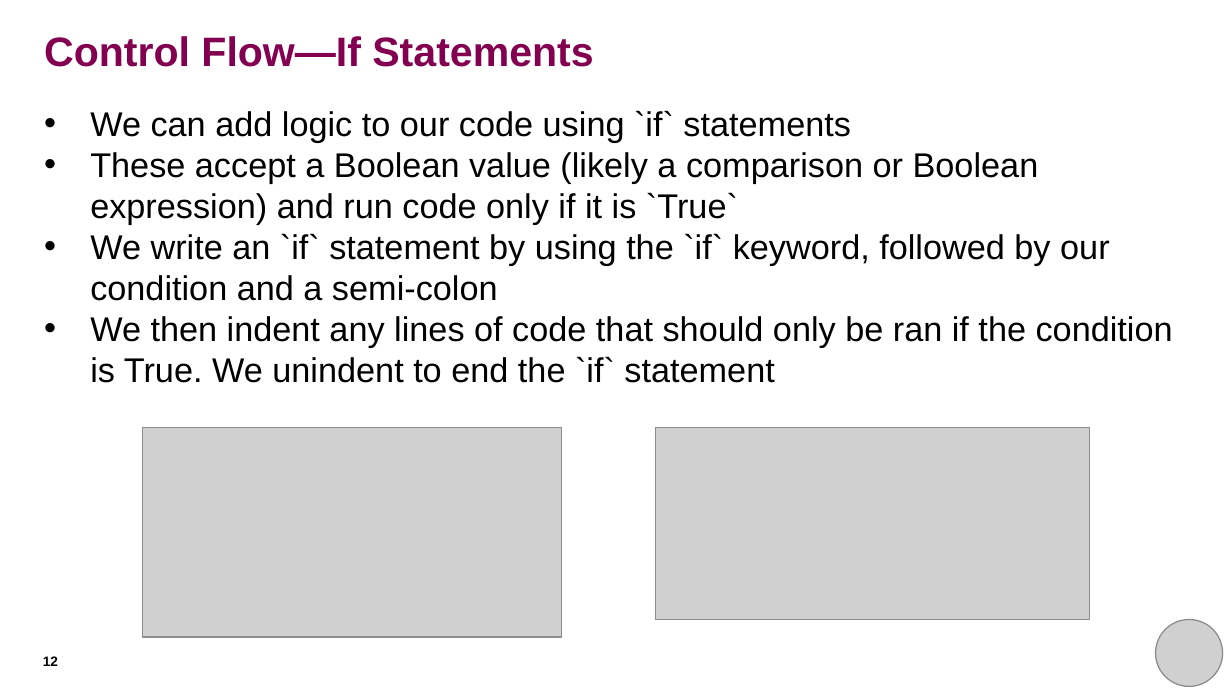
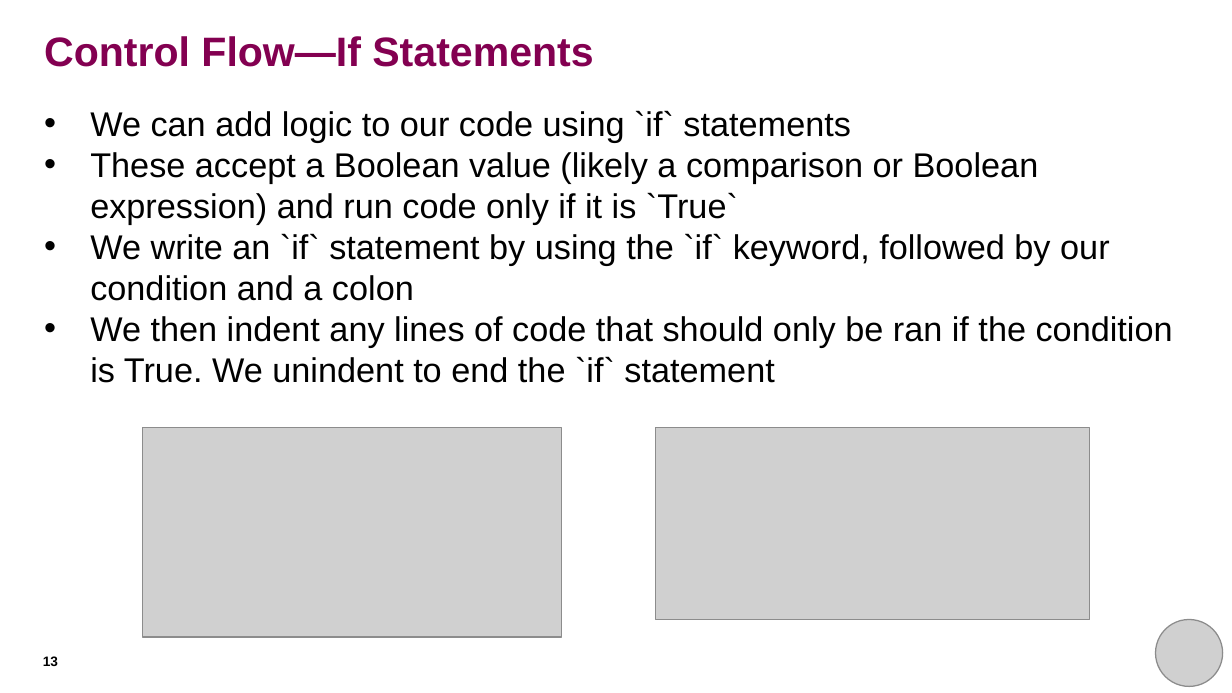
Before and after one commit to rkhetani/beginners-python, a slide deck: slide 13 of session_three/session_three_presentation.pptx (slide 12 before the commit). Drawn at 1232x693 pixels with LibreOffice and Linux fonts; fonts in the diff are those of the drawing; grey boxes stand for pictures. Boxes give left, top, right and bottom in pixels: in the first picture for what was removed or moved away, otherwise in the second. Text is boxed around its words. In the diff, an @@ line names an element or a change of style, - is before the commit and + after.

```diff
--- a/session_three/session_three_presentation.pptx
+++ b/session_three/session_three_presentation.pptx
@@ text at (90,233,1110,301): text changed @@
-• We write an `if` statement by using the `if` keyword, followed by our condition and a semi-colon
+• We write an `if` statement by using the `if` keyword, followed by our condition and a colon
```
Also in this commit, not shown: 5 other slides changed, 2 slides added, 4 other files.
